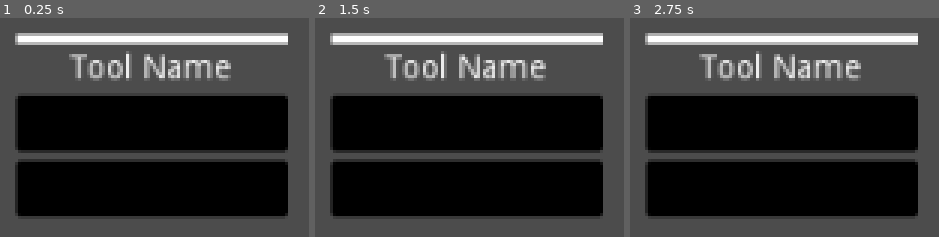
Above: before the commit, frames 1-3 (left to right).
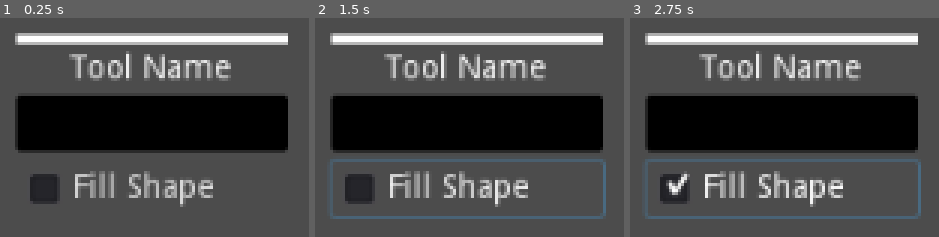
Above: after the commit, the same moments.

Repository: Variable-ind/Pixelorama-Extensions
Game: Godot game, scene res://src/Extensions/CurveTool/Tool/CurveTool.tscn
Two runs of this game, one before a commit and one after it. Both use one fixed random seed, a clock stepped at 60 frames per second and the inputs below. The project has no main scene, so this scene is started directly.
Inputs (mouse positions are in pixels of both pictures, inside the frame that each line leads up to):
- Up to frame 1 (0.25 s): no input
- Up to frame 2 (1.5 s): click (466, 188) at 0.5 s, where only the run after the commit has a clickable "Fill Shape"; click (466, 188) at 1.25 s, where only the run after the commit has a clickable "Fill Shape"
- Up to frame 3 (2.75 s): click (781, 188) at 2 s, where only the run after the commit has a clickable "Fill Shape"

The runs differ from the first frame. In frame 1, 23% of the frame differs, in the area x 4-94%, y 64-91%; in frame 2, 24%, in the area x 4-95%, y 64-92%; in frame 3, 24%.
Error before the commit: Invalid get index 'ColorOp' (on base: 'GDScript'). (res://src/Extensions/CurveTool/Tool/CurveTool.gd:15)
Error after the commit: Invalid get index 'ColorOp' (on base: 'GDScript'). (res://src/Extensions/CurveTool/Tool/CurveTool.gd:14)

Commit message:
Curve tool 0.2

Diff:
--- a/Code/CurveTool/src/Extensions/CurveTool/Main.gd
+++ b/Code/CurveTool/src/Extensions/CurveTool/Main.gd
@@ -9,11 +9,37 @@
 		"Curve Tool",
 		"curvetool",
 		preload("res://src/Extensions/CurveTool/Tool/CurveTool.tscn"),
-		"",
+		"""Draws bezier curves
+Press %s/%s to add new points
+Press and drag to control the curvature
+Press %s to remove the last added point""" %
+	[
+		get_action_string("activate_left_tool"),
+		get_action_string("activate_right_tool"),
+		get_action_string("change_tool_mode"),
+	],
 		[],
 		[0]
 	)
 	pass
+
+func get_action_string(action_key: String) -> String:
+	var key_string := "None"
+	var events := InputMap.get_action_list(action_key)
+	if events.size() > 0:
+		for event in events:
+			if event is InputEventMouseButton:
+				if event.button_index == BUTTON_LEFT:
+					key_string = "Left Mouse Button"
+				elif event.button_index == BUTTON_RIGHT:
+					key_string = "Right Mouse Button"
+				elif event.button_index == BUTTON_MIDDLE:
+					key_string = "Middle Mouse Button"
+				break
+			elif event is InputEventKey:
+				key_string = OS.get_scancode_string(event.get_scancode_with_modifiers())
+				break
+	return key_string
 
 
 func _exit_tree() -> void:  # Extension is being uninstalled or disabled
--- a/Code/CurveTool/src/Extensions/CurveTool/Tool/CurveTool.gd
+++ b/Code/CurveTool/src/Extensions/CurveTool/Tool/CurveTool.gd
@@ -1,13 +1,12 @@
 extends "res://src/Tools/Draw.gd"
 
-## The points in this arrat follow the pattern [ point 1, bezier 1, bezier 2, point 2, ... ]
-## points are actual points on the lines, while bezier is a point that determines
-## the shape of the curve.
-var control_points := []
-var _drawing := false
-var _editing_bezier := false  ## needed to determine when to show gizmo
-var _thickness := 1
-var _detail := 10
+var _curve := Curve2D.new()  ## The [Curve2D] responsible for the shape of the curve being drawn.
+var _drawing := false  ## Set to true when a curve is being drawn.
+var _fill := false  ## When true, the inside area of the curve gets filled.
+var _editing_bezier := false  ## Needed to determine when to show the control points preview line.
+var _editing_out_control_point := false  ## True when controlling the out control point only.
+var _thickness := 1  ## The thickness of the curve.
+var _last_mouse_position := Vector2.INF  ## The last position of the mouse
 var global = ExtensionsApi.general.get_global()
 
 
@@ -28,10 +27,8 @@
 	save_config()
 
 
-func _on_detail_value_changed(value: float) -> void:
-	_detail = int(value)
-
-	update_indicator()
+func _on_fill_checkbox_toggled(toggled_on: bool) -> void:
+	_fill = toggled_on
 	update_config()
 	save_config()
 
@@ -47,42 +44,37 @@
 func get_config() -> Dictionary:
 	var config := .get_config()
 	config["thickness"] = _thickness
-	config["detail"] = _detail
 	return config
 
 
 func set_config(config: Dictionary) -> void:
 	.set_config(config)
 	_thickness = config.get("thickness", _thickness)
-	_detail = config.get("detail", _detail)
 
 
 func update_config() -> void:
 	.update_config()
 	$ThicknessSlider.value = _thickness
-	$DetailSlider.value = _detail
-	$DetailSlider.prefix = "Detail:"
-
-
-func _get_shape_points(_size: Vector2) -> Array:
-	return []
-
-
-func _get_shape_points_filled(_size: Vector2) -> Array:
-	return []
 
 
 func _input(event: InputEvent) -> void:
 	if _drawing:
-		if event is InputEventMouseButton:
+		if event is InputEventMouseMotion:
+			_last_mouse_position = global.canvas.current_pixel.floor()
+			if global.mirror_view:
+				_last_mouse_position.x = global.current_project.size.x - 1 - _last_mouse_position.x
+		elif event is InputEventMouseButton:
 			if event.doubleclick and event.button_index == tool_slot.button:
 				$DoubleClickTimer.start()
 				_draw_shape()
 		else:
-			if event.is_action_pressed("change_tool_mode"):
-				if control_points.size() > 3:  ## atleast one curve should be present
-					control_points.resize(control_points.size() - 3)
-					control_points[-1] = control_points[-2]  ## reset the last bezier point
+			if event.is_action_pressed("shape_perfect"):
+				_editing_out_control_point = true
+			elif event.is_action_released("shape_perfect"):
+				_editing_out_control_point = false
+			if event.is_action_pressed("change_tool_mode"):  # Control removes the last added point
+				if _curve.get_point_count() > 1:
+					_curve.remove_point(_curve.get_point_count() - 1)
 
 
 func draw_start(pos: Vector2) -> void:
@@ -98,7 +90,7 @@
 	update_mask()
 	if !_drawing:
 		_drawing = true
-	control_points.append_array([pos, pos, pos])  # Append first start point and 2 bezier points
+	_curve.add_point(pos)
 
 
 func draw_move(pos: Vector2) -> void:
@@ -110,96 +102,104 @@
 		return
 	if _drawing:
 		_editing_bezier = true
-		control_points[-1] = pos
-		## The two bezier points should be equal unless one is changed by next added curve
-		control_points[-2] = control_points[-1]
-		if control_points.size() > 3:
-			var offset: Vector2 = (
-				Vector2(control_points[-3] - control_points[-2]).rotated(deg2rad(180)).floor()
-			)
-			control_points[-4] = control_points[-3] - offset
+		var current_position := _curve.get_point_position(_curve.get_point_count() - 1) - Vector2(pos)
+		if not _editing_out_control_point:
+			_curve.set_point_in(_curve.get_point_count() - 1, current_position)
+		_curve.set_point_out(_curve.get_point_count() - 1, -current_position)
 
 
 func draw_end(pos: Vector2) -> void:
 	_editing_bezier = false
+	if _is_hovering_first_position(pos) and _curve.get_point_count() > 1:
+		_draw_shape()
 	.draw_end(pos)
 
 
 func draw_preview() -> void:
-	if _drawing:
-		var canvas: Node2D = global.canvas.previews
-		var pos := canvas.position
-		var canvas_scale := canvas.scale
-		if global.mirror_view:
-			# This fixes the "Preview" in mirror mode
-			pos.x = pos.x + global.current_project.size.x
-			canvas_scale.x = -1
-
-		var points := _bezier(_detail)
-		canvas.draw_set_transform(pos, canvas.rotation, canvas_scale)
-		var indicator := _fill_bitmap_with_points(points, global.current_project.size)
-
-		for line in _create_polylines(indicator):
-			canvas.draw_polyline(PoolVector2Array(line), Color.black)
-
-		canvas.draw_set_transform(canvas.position, canvas.rotation, canvas.scale)
-
-		if _editing_bezier:
-			var start = control_points[0]  # well.. i have to start the line somewhere
-			var end = control_points[-2]
-			if control_points.size() > 3:
-				start = control_points[-4]
-			if global.mirror_view:
-				# This does mirror fixes to the gizmo
-				start.x = global.current_project.size.x - start.x - 1
-				end.x = global.current_project.size.x - end.x - 1
-
-			canvas.draw_line(start, end, Color.black)
-			var circle_radius: Vector2 = 5 * global.camera.zoom
-			draw_empty_circle(canvas, start, circle_radius, Color.black)
-			draw_empty_circle(canvas, end, circle_radius, Color.black)
+	if not _drawing:
+		return
+	var canvas: Node2D = global.canvas.previews
+	var pos := canvas.position
+	var canvas_scale := canvas.scale
+	if global.mirror_view:  # This fixes previewing in mirror mode
+		pos.x = pos.x + global.current_project.size.x
+		canvas_scale.x = -1
+
+	var points := _bezier()
+	canvas.draw_set_transform(pos, canvas.rotation, canvas_scale)
+	var indicator := _fill_bitmap_with_points(points, global.current_project.size)
+
+	for line in _create_polylines(indicator):
+		canvas.draw_polyline(PoolVector2Array(line), Color.black)
+
+	canvas.draw_set_transform(canvas.position, canvas.rotation, canvas.scale)
+
+	var circle_radius: Vector2 = 5 * global.camera.zoom
+	if _is_hovering_first_position(_last_mouse_position):
+		var circle_center := _curve.get_point_position(0)
+		if global.mirror_view:  # This fixes previewing in mirror mode
+			circle_center.x = global.current_project.size.x - circle_center.x - 1
+		circle_center += Vector2.ONE * 0.5
+		draw_empty_circle(canvas, circle_center, circle_radius * 2.0, Color.black)
+	if _editing_bezier:
+		var current_position := _curve.get_point_position(_curve.get_point_count() - 1)
+		var start := current_position
+		if _curve.get_point_count() > 1:
+			start = current_position + _curve.get_point_in(_curve.get_point_count() - 1)
+		var end := current_position + _curve.get_point_out(_curve.get_point_count() - 1)
+		if global.mirror_view:  # This fixes previewing in mirror mode
+			current_position.x = global.current_project.size.x - current_position.x - 1
+			start.x = global.current_project.size.x - start.x - 1
+			end.x = global.current_project.size.x - end.x - 1
+
+		canvas.draw_line(start, current_position, Color.black)
+		canvas.draw_line(current_position, end, Color.black)
+		draw_empty_circle(canvas, start, circle_radius, Color.black)
+		draw_empty_circle(canvas, end, circle_radius, Color.black)
 
 
 func _draw_shape() -> void:
-	var points := _bezier(_detail)
+	var points := _bezier()
 	prepare_undo("Draw Shape")
 	for point in points:
 		# Reset drawer every time because pixel perfect sometimes breaks the tool
 		_drawer.reset()
 		# Draw each point offsetted based on the shape's thickness
 		draw_tool(point)
-	control_points.clear()
+	if _fill:
+		var v := Vector2()
+		var image_size: Vector2 = global.current_project.size
+		for x in image_size.x:
+			v.x = x
+			for y in image_size.y:
+				v.y = y
+				if Geometry.is_point_in_polygon(v, points):
+					draw_tool(v)
+	_curve.clear_points()
 	_drawing = false
-
+	_editing_out_control_point = false
 	commit_undo()
 
 
-func _bezier(detail: int = 50) -> Array:
-	var res: Array = []
-	for i in range(0, control_points.size(), 3):
-		var points = control_points.slice(i, i + 3)
-		if points.size() < 4:
-			for _missing in range(points.size(), 4):
-				var last_pixel: Vector2 = global.canvas.current_pixel.floor()
-				if global.mirror_view:
-					# This fixes mirroring of the last point of the curve
-					last_pixel.x = (global.current_project.size.x - 1) - last_pixel.x
-				points.append(last_pixel)
-		for d in range(0, detail + 1):
-			var t = d / float(detail)
-			var point: Vector2 = (
-				(pow(1 - t, 3) * points[0])
-				+ (3 * pow(1 - t, 2) * t * points[1])
-				+ (3 * (1 - t) * pow(t, 2) * points[2])
-				+ (pow(t, 3) * points[3])
-			).floor()
-			if res.empty():
-				res.append(point)
-			else:
-				res.append_array(_fill_gap(res[-1], point))
-	return res
-
-
+## Get the [member _curve]'s baked points, and draw lines between them using [method _fill_gap].
+func _bezier() -> Array:
+	var last_pixel = global.canvas.current_pixel.floor()
+	if global.mirror_view:
+		# Mirror the last point of the curve
+		last_pixel.x = (global.current_project.size.x - 1) - last_pixel.x
+	_curve.add_point(last_pixel)
+	var points := _curve.get_baked_points()
+	_curve.remove_point(_curve.get_point_count() - 1)
+	var final_points: Array = []
+	for i in points.size() - 1:
+		var point1 := points[i]
+		var point2 := points[i + 1]
+		final_points.append_array(_fill_gap(point1.floor(), point2.floor()))
+	return final_points
+
+
+## Fills the gap between [param point_a] and [param point_b] using Bresenham's line algorithm.
+## Takes the [member _thickness] into account.
 func _fill_gap(point_a: Vector2, point_b: Vector2) -> PoolVector2Array:
 	var array := []
 	var dx := int(abs(point_b.x - point_a.x))
@@ -248,6 +248,10 @@
 	return bitmap
 
 
+func _is_hovering_first_position(pos: Vector2) -> bool:
+	return _curve.get_point_count() > 0 and _curve.get_point_position(0) == pos
+
+
 # Thanks to
 # https://www.reddit.com/r/godot/comments/3ktq39/drawing_empty_circles_and_curves/cv0f4eo/
 func draw_empty_circle(
@@ -264,5 +268,5 @@
 		draw_counter += 1
 		line_origin = line_end
 
-	line_end = circle_radius.rotated(deg2rad(360)) + circle_center
+	line_end = circle_radius.rotated(TAU) + circle_center
 	canvas.draw_line(line_origin, line_end, color)
--- a/Code/CurveTool/src/Extensions/CurveTool/Tool/CurveTool.tscn
+++ b/Code/CurveTool/src/Extensions/CurveTool/Tool/CurveTool.tscn
@@ -17,16 +17,12 @@
 suffix = "px"
 is_global = true
 
-[node name="DetailSlider" parent="." index="3" instance=ExtResource( 2 )]
+[node name="FillCheckbox" type="CheckBox" parent="." index="3"]
 margin_top = 54.0
 margin_right = 116.0
 margin_bottom = 78.0
-min_value = 1.0
-value = 1.0
-allow_greater = true
-prefix = "Size:"
-suffix = "px"
-is_global = true
+hint_tooltip = "Fills the drawn shape with color, instead of drawing a hollow shape"
+text = "Fill Shape"
 
 [node name="Brush" parent="." index="4"]
 visible = false
@@ -40,4 +36,4 @@
 one_shot = true
 
 [connection signal="value_changed" from="ThicknessSlider" to="." method="_on_Thickness_value_changed"]
-[connection signal="value_changed" from="DetailSlider" to="." method="_on_detail_value_changed"]
+[connection signal="toggled" from="FillCheckbox" to="." method="_on_fill_checkbox_toggled"]
--- a/Code/CurveTool/src/Extensions/CurveTool/extension.json
+++ b/Code/CurveTool/src/Extensions/CurveTool/extension.json
@@ -6,5 +6,5 @@
 "name": "CurveTool",
 "nodes": [ "Main.tscn" ],
 "supported_api_versions": [ 3 ],
-"version": "0.1"
+"version": "0.2"
 }
Not shown, changed: Extensions/CurveTool.pck
